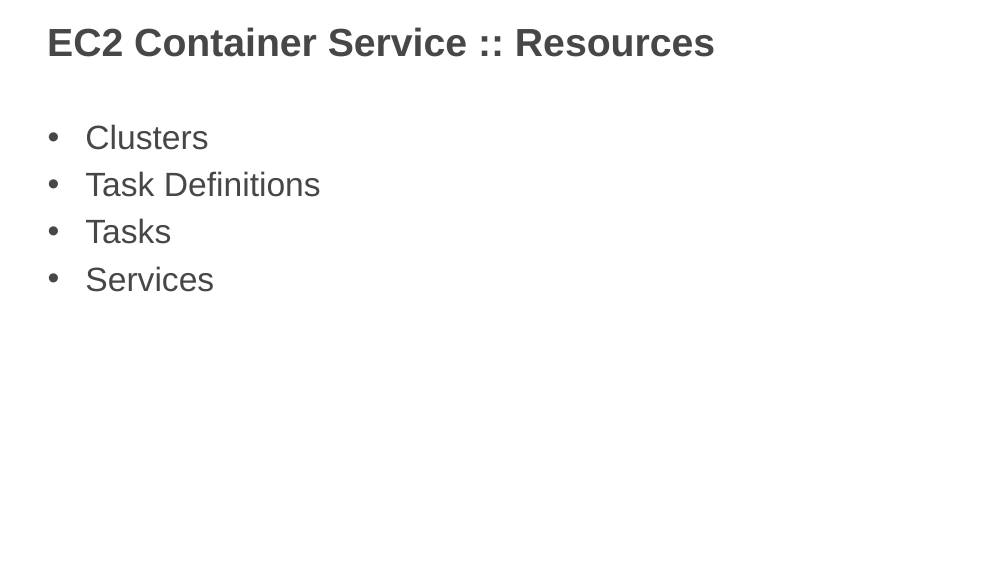
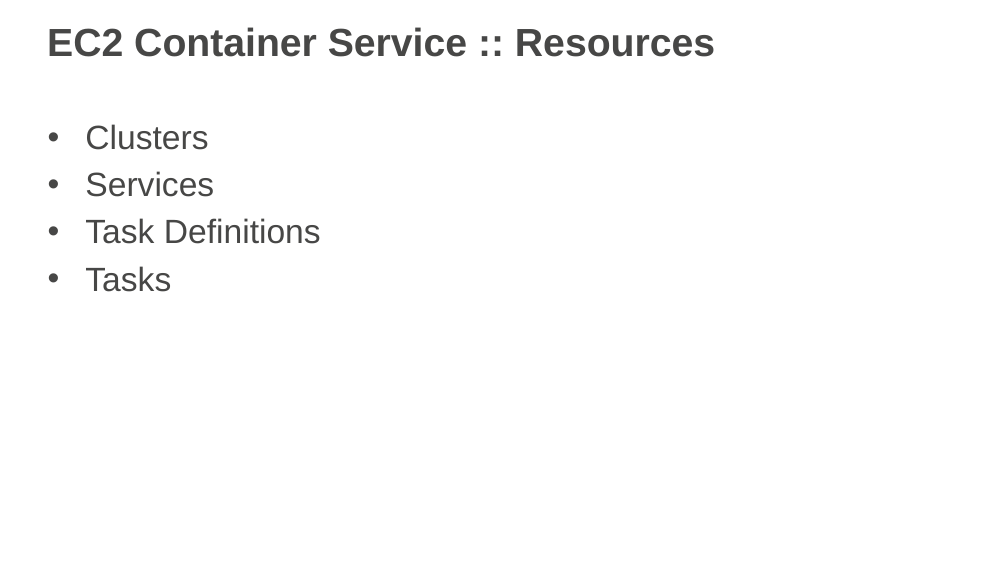
Before and after one commit to remind101/reInvent-2015, a slide deck: slide 18 of slides/slides-loft.pptx. Drawn at 1008x567 pixels with LibreOffice and Linux fonts; fonts in the diff are those of the drawing; background and template pictures are left out. Boxes give left, top, right and bottom in pixels: in the first picture for what was removed or moved away, otherwise in the second. Text is boxed around its words. In the diff, an @@ line names an element or a change of style, - is before the commit and + after.

```diff
--- a/slides/slides-loft.pptx
+++ b/slides/slides-loft.pptx
@@ text at <box>85,171,214,197</box>: paragraph added @@
+• Services
@@ text at <box>85,266,214,292</box>: paragraph removed @@
-• Services
```
Also in this commit, not shown: 18 other slides changed, 1 other file.
